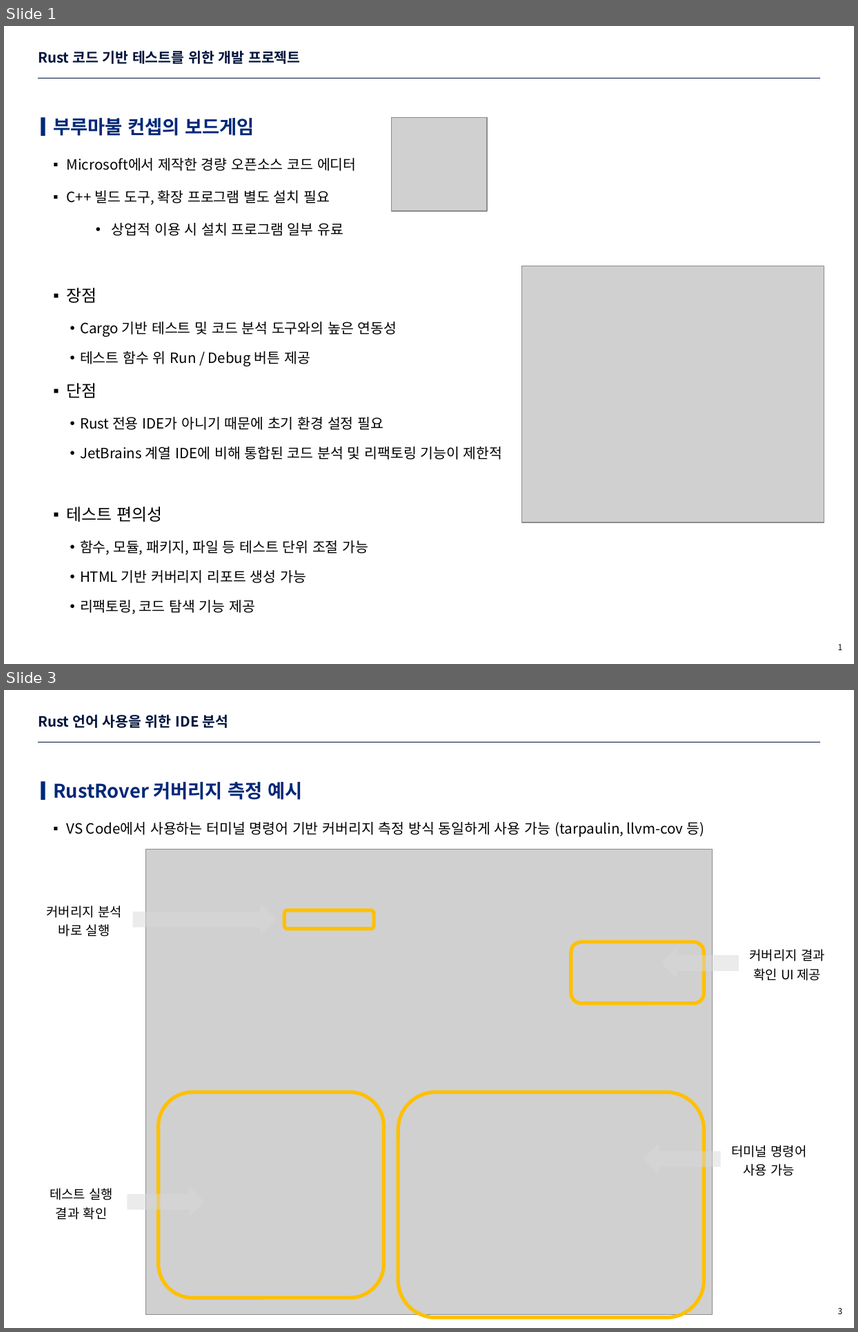
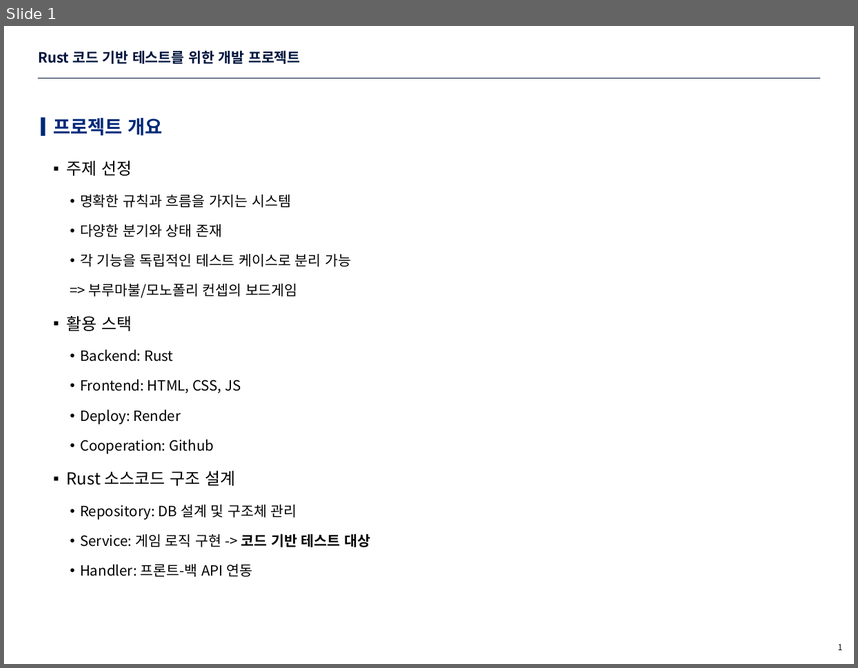
Before and after one commit to eisyxx/sure_rust_project, a slide deck: description/요구사항 명세서.pptx. Shown one above the other, each under a label of ours: slides 1 and 3 before the commit, slide 1 after it; the slides between them are not shown. The pictures are 858x1332 and 858x668 pixels, drawn with LibreOffice and Linux fonts; fonts in the diff are those of the drawing; grey boxes stand for pictures; background and template pictures are left out. Boxes give left, top, right and bottom in pixels: in the first picture for what was removed or moved away, otherwise in the second. Text is boxed around its words. In the diff, an @@ line names an element or a change of style, - is before the commit and + after.

```diff
--- a/description/요구사항 명세서.pptx
+++ b/description/요구사항 명세서.pptx
@@ slide 3 removed at [4, 690, 854, 1328], background #FFFFFF; not listed: 1 template element that a slide beside it also shows @@
@@ title removed at [38, 714, 228, 728] @@
-Rust 언어 사용을 위한 IDE 분석
@@ rectangle removed at [41, 782, 45, 800] @@
@@ text removed at [53, 782, 302, 800] @@
-RustRover 커버리지 측정 예시
@@ text removed at [67, 822, 704, 837] @@
-  ▪ VS Code에서 사용하는 터미널 명령어 기반 커버리지 측정 방식 동일하게 사용 가능 (tarpaulin, llvm-cov 등)
@@ picture removed at [146, 849, 713, 1314] @@
@@ text removed at [46, 905, 122, 936] @@
-커버리지 분석 바로 실행
@@ right arrow removed at [132, 903, 276, 935] @@
@@ rounded rectangle removed at [285, 910, 374, 929] @@
@@ rounded rectangle removed at [571, 942, 704, 1003] @@
@@ right arrow removed at [661, 947, 738, 978] @@
@@ text removed at [750, 949, 825, 980] @@
-커버리지 결과 확인 UI 제공
@@ rounded rectangle removed at [159, 1092, 384, 1298] @@
@@ rounded rectangle removed at [399, 1092, 704, 1317] @@
@@ right arrow removed at [643, 1143, 721, 1174] @@
@@ text removed at [731, 1145, 806, 1176] @@
-터미널 명령어 사용 가능
@@ right arrow removed at [128, 1185, 205, 1217] @@
@@ text removed at [50, 1187, 113, 1219] @@
-테스트 실행 결과 확인
@@ page number removed at [838, 1308, 843, 1314] @@
-3
@@ slide 1 changed as well @@
@@ text at [53, 118, 162, 136]: text changed @@
-부루마불 컨셉의 보드게임
+프로젝트 개요
@@ picture removed at [392, 118, 488, 212] @@
@@ text "주제 선정" at [67, 161, 370, 577]: vertical alignment top to middle @@
@@ text at [67, 161, 370, 577]: text changed @@
-  ▪ Microsoft에서 제작한 경량 오픈소스 코드 에디터
-  ▪ C++ 빌드 도구, 확장 프로그램 별도 설치 필요
-    • 상업적 이용 시 설치 프로그램 일부 유료
-  ▪ 장점
-    • Cargo 기반 테스트 및 코드 분석 도구와의 높은 연동성
-    • 테스트 함수 위 Run / Debug 버튼 제공
-  ▪ 단점
-    • Rust 전용 IDE가 아니기 때문에 초기 환경 설정 필요
-    • JetBrains 계열 IDE에 비해 통합된 코드 분석 및 리팩토링 기능이 제한적
-  ▪ 테스트 편의성
-    • 함수, 모듈, 패키지, 파일 등 테스트 단위 조절 가능
-    • HTML 기반 커버리지 리포트 생성 가능
-    • 리팩토링, 코드 탐색 기능 제공
+  ▪ 주제 선정
+    • 명확한 규칙과 흐름을 가지는 시스템
+    • 다양한 분기와 상태 존재
+    • 각 기능을 독립적인 테스트 케이스로 분리 가능
+    => 부루마불/모노폴리 컨셉의 보드게임
+  ▪ 활용 스택
+    • Backend: Rust
+    • Frontend: HTML, CSS, JS
+    • Deploy: Render
+    • Cooperation: Github
+  ▪ Rust 소스코드 구조 설계
+    • Repository: DB 설계 및 구조체 관리
+    • Service: 게임 로직 구현 -> 코드 기반 테스트 대상
+    • Handler: 프론트-백 API 연동
@@ picture removed at [522, 265, 824, 522] @@
```
Also in this commit, not shown: 4 slides added, 2 other slides removed, 3 other files.
